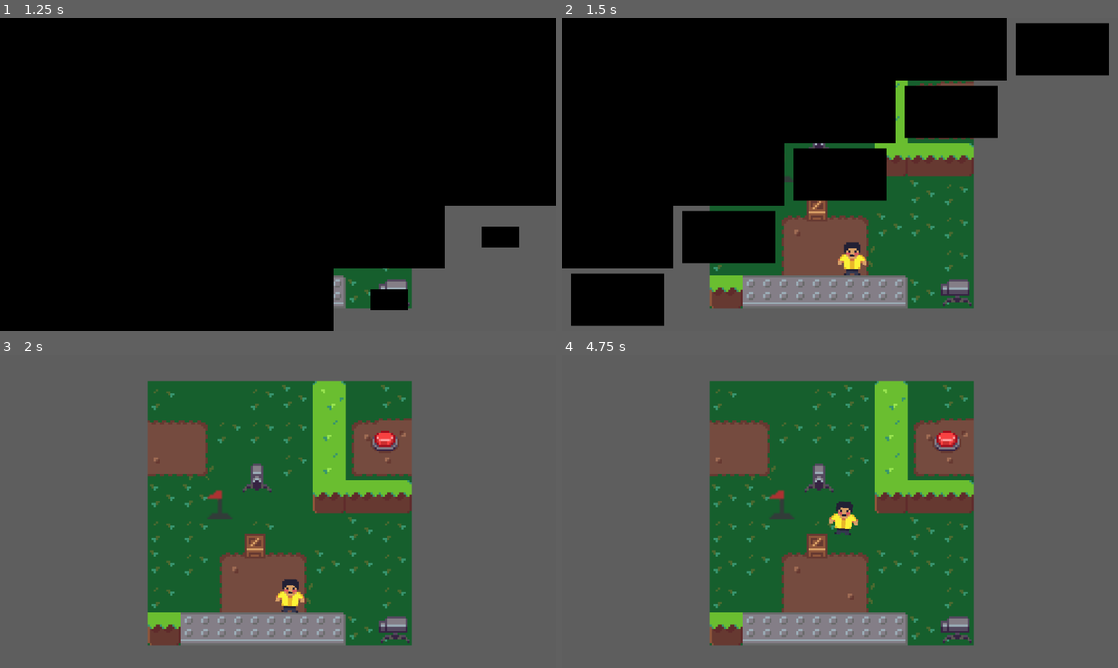
Above: before the commit, frames 1-4 (two rows, left to right).
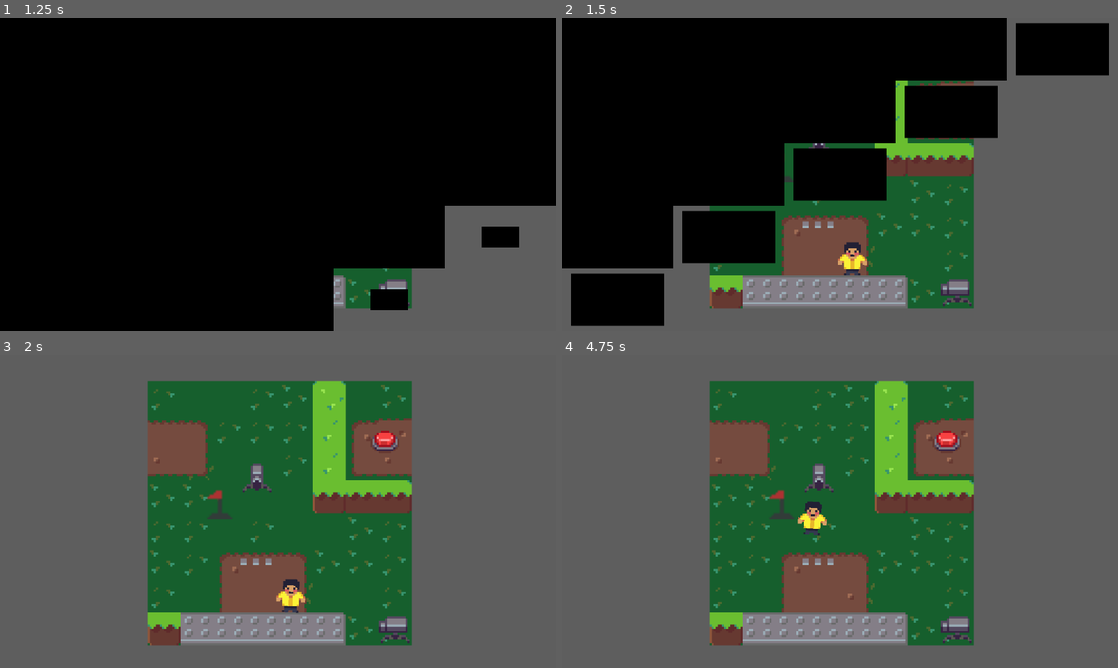
Above: after the commit, the same moments.

Repository: francosorbello/ciclos-jam
Game: Godot game, scene res://main/main.tscn
The game is run twice, just before and just after one commit, with the same random seed, the same clock (stepped at 60 frames per second) and the same inputs.
Inputs:
- Up to frame 1 (1.25 s): hold Right (move_right) from 0.53 s (still down)
- Up to frame 2 (1.5 s): release Right (move_right) at 1.28 s; hold Down (move_down) from 1.28 s (still down)
- Up to frame 3 (2 s): keep holding Down (move_down)
- Up to frame 4 (4.75 s): release Down (move_down) at 2.03 s; hold Right (move_right) 2.03-2.78 s; hold Up (move_up) 2.78-3.53 s; hold Left (move_left) from 3.53 s (still down)

Frame 1 is identical in both runs. In frame 2, 0.3% of the frame differs, in the area x 40-74%, y 20-90%; in frame 3, 0.4%; in frame 4, 1.0%, in the area x 36-74%, y 13-90%.

Commit message:
Added door entity

Diff:
--- a/content/levels/rulo/test_level.tscn
+++ b/content/levels/rulo/test_level.tscn
@@ -6,7 +6,7 @@
 [ext_resource type="PackedScene" uid="uid://dkx2yv2tvpu2b" path="res://systems/player/player.tscn" id="4_uh0j8"]
 [ext_resource type="PackedScene" uid="uid://d3aehi3y3q04k" path="res://systems/flag/flag.tscn" id="5_m4rtj"]
 [ext_resource type="PackedScene" uid="uid://bs7lcp85pt6c6" path="res://systems/projectile/projectile_spawner.tscn" id="6_52hsn"]
-[ext_resource type="PackedScene" uid="uid://c74sr606rps03" path="res://systems/box/box.tscn" id="7_ixg65"]
+[ext_resource type="PackedScene" uid="uid://c70m5htrqffwy" path="res://systems/door/door.tscn" id="7_ixg65"]
 
 [node name="TestLevel" type="Node2D" unique_id=364233370]
 y_sort_enabled = true
@@ -47,5 +47,7 @@
 autostart = false
 connection_name = "test"
 
-[node name="Box" parent="." unique_id=1010911782 instance=ExtResource("7_ixg65")]
-position = Vector2(52, 80)
+[node name="Door" parent="." unique_id=144285717 instance=ExtResource("7_ixg65")]
+position = Vector2(52, 83)
+connection_name = "test"
+start_opened = true
--- /dev/null
+++ b/systems/door/door.gd
@@ -0,0 +1,89 @@
+@tool
+extends Node2D
+class_name Door
+
+enum DoorDirection {
+    DD_HORIZONTAL,
+    DD_VERTICAL
+}
+
+@export var connection_name: String
+
+@export var start_opened: bool = false:
+    set(value):
+        start_opened = value
+        if Engine.is_editor_hint() and horizontal_closed:
+            if start_opened:
+                open()
+            else:
+                close()
+
+@export var door_direction: DoorDirection:
+    set(value):
+        door_direction = value
+        if Engine.is_editor_hint() and horizontal_closed:
+            if start_opened:
+                open()
+            else:
+                close()
+
+@export_category("Sprites Horizontal")
+@export var horizontal_open: Texture2D
+@export var horizontal_closed: Texture2D
+
+@export_category("Sprites Vertical")
+@export var vertical_open: Texture2D
+@export var vertical_closed: Texture2D
+
+var is_open: bool = false
+
+func _ready() -> void:
+    if Engine.is_editor_hint():
+        return
+
+    if start_opened:
+        open()
+    else:
+        close()
+
+    $InteractionToggleComponent.connection_name = connection_name
+
+func toggle():
+    if is_open:
+        close()
+    else:
+        open()
+
+func open():
+    $Sprite2D.texture = _get_open_sprite()
+    $StaticBody2D/CollisionShape2D.disabled = true
+    is_open = true
+
+func close():
+    $Sprite2D.texture = _get_closed_sprite()
+    $StaticBody2D/CollisionShape2D.disabled = false
+    is_open = false
+
+func _get_closed_sprite():
+    match door_direction:
+        DoorDirection.DD_HORIZONTAL:
+            return horizontal_closed
+        DoorDirection.DD_VERTICAL:
+            return vertical_closed
+    return null
+
+func _get_open_sprite():
+    match door_direction:
+        DoorDirection.DD_HORIZONTAL:
+            return horizontal_open
+        DoorDirection.DD_VERTICAL:
+            return vertical_open
+    return null
+
+
+func _on_interaction_toggle_component_enable() -> void:
+    toggle()
+
+
+func _on_interaction_toggle_component_disable() -> void:
+    toggle()
--- /dev/null
+++ b/systems/door/door.tscn
@@ -0,0 +1,35 @@
+[gd_scene format=3 uid="uid://c70m5htrqffwy"]
+
+[ext_resource type="Texture2D" uid="uid://bv1cqgovgefd7" path="res://content/art/Sprites_Door/Sprite_DoorDownClosed.png" id="1_d1vvd"]
+[ext_resource type="Script" uid="uid://da2hhc4iyrctn" path="res://systems/door/door.gd" id="1_lxr2x"]
+[ext_resource type="Texture2D" uid="uid://r3ro8a5ok7dj" path="res://content/art/Sprites_Door/Sprite_DoorDownOpen.png" id="2_6il3i"]
+[ext_resource type="Texture2D" uid="uid://i6rhx1sgrxbi" path="res://content/art/Sprites_Door/Sprite_DoorRightOpen.png" id="4_lytug"]
+[ext_resource type="Texture2D" uid="uid://gps1b0iv37v1" path="res://content/art/Sprites_Door/Sprite_DoorRightClosed.png" id="5_1jc0r"]
+[ext_resource type="PackedScene" uid="uid://cxr37g7kjx4gx" path="res://systems/utils/interaction_toggle_component.tscn" id="6_1jc0r"]
+
+[sub_resource type="RectangleShape2D" id="RectangleShape2D_uvvs6"]
+size = Vector2(16, 16)
+
+[node name="Door" type="Node2D" unique_id=144285717]
+script = ExtResource("1_lxr2x")
+connection_name = null
+horizontal_open = ExtResource("2_6il3i")
+horizontal_closed = ExtResource("1_d1vvd")
+vertical_open = ExtResource("4_lytug")
+vertical_closed = ExtResource("5_1jc0r")
+
+[node name="Sprite2D" type="Sprite2D" parent="." unique_id=172517397]
+texture_filter = 1
+position = Vector2(0, 8)
+texture = ExtResource("1_d1vvd")
+offset = Vector2(0, -8)
+
+[node name="StaticBody2D" type="StaticBody2D" parent="." unique_id=1168791645]
+
+[node name="CollisionShape2D" type="CollisionShape2D" parent="StaticBody2D" unique_id=2115548496]
+shape = SubResource("RectangleShape2D_uvvs6")
+
+[node name="InteractionToggleComponent" parent="." unique_id=820501649 instance=ExtResource("6_1jc0r")]
+
+[connection signal="disable" from="InteractionToggleComponent" to="." method="_on_interaction_toggle_component_disable"]
+[connection signal="enable" from="InteractionToggleComponent" to="." method="_on_interaction_toggle_component_enable"]
--- a/systems/player/player_sprite.tscn
+++ b/systems/player/player_sprite.tscn
@@ -91,7 +91,9 @@
 [node name="Sprite2D" type="Sprite2D" parent="." unique_id=428727782]
 y_sort_enabled = true
 texture_filter = 1
+position = Vector2(0, 8)
 texture = ExtResource("2_xvx7f")
+offset = Vector2(0, -8)
 
 [node name="AnimationPlayer" type="AnimationPlayer" parent="." unique_id=91172233]
 libraries/ = SubResource("AnimationLibrary_su0ct")
Binary file changed: content/art/Aseprite_Everithing.ase
Binary file changed: content/art/Aseprite_TileSetGrass.ase
Binary file changed: content/art/Sprite_Everithing.png
Binary file added: content/art/Sprites_Door/Sprite_DoorDownClosed.png
Not shown, added: content/art/Sprites_Door/Sprite_DoorDownClosed.png.import
Binary file added: content/art/Sprites_Door/Sprite_DoorDownOpen.png
Not shown, added: content/art/Sprites_Door/Sprite_DoorDownOpen.png.import
Binary file added: content/art/Sprites_Door/Sprite_DoorRightClosed.png
Not shown, added: content/art/Sprites_Door/Sprite_DoorRightClosed.png.import
Binary file added: content/art/Sprites_Door/Sprite_DoorRightOpen.png
Not shown, added: content/art/Sprites_Door/Sprite_DoorRightOpen.png.import
Binary file added: content/art/Sprites_Flag/Sprite_FlagActive.png
(and 12 more such lines)
